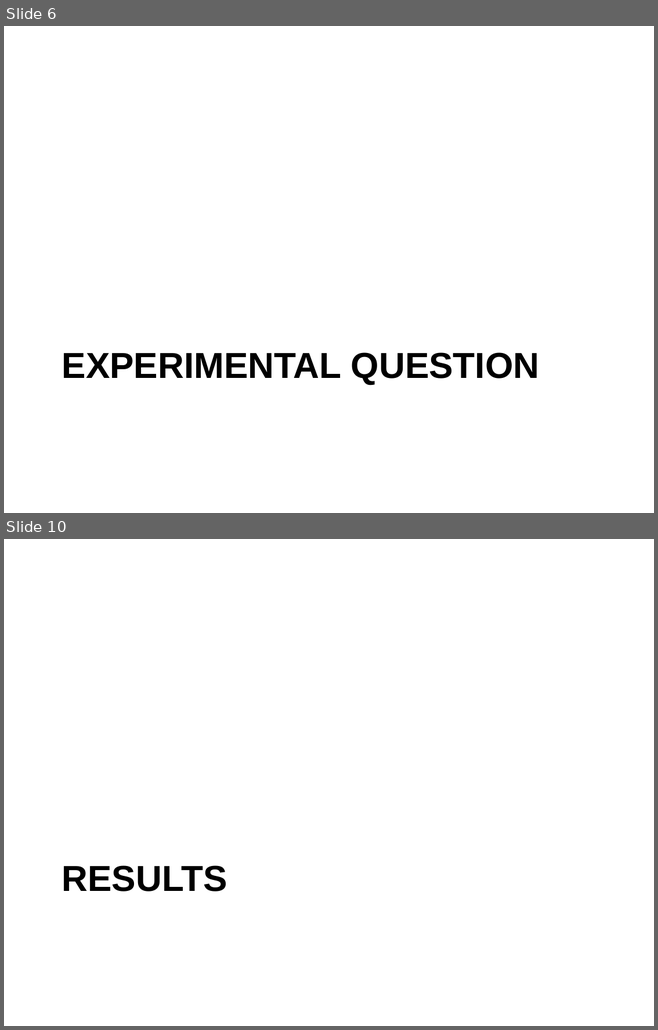
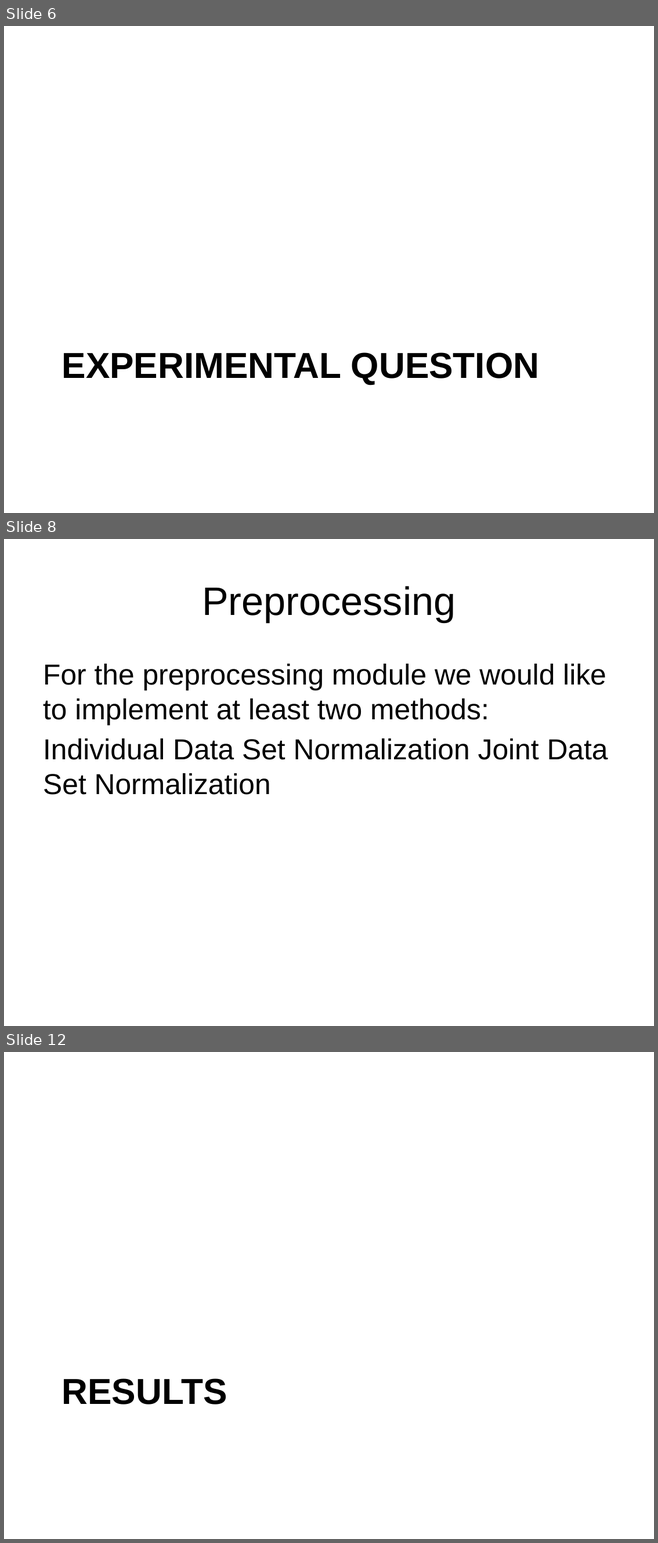
Before and after one commit to eotles/CS838, a slide deck: ProjectPresentation.pptx. Shown one above the other, each under a label of ours: slides 6 and 10 before the commit, slides 6, 8 and 12 after it; the slides between them are not shown. The pictures are 658x1030 and 658x1543 pixels, drawn with LibreOffice and Linux fonts; fonts in the diff are those of the drawing. Boxes give left, top, right and bottom in pixels: in the first picture for what was removed or moved away, otherwise in the second. Text is boxed around its words. In the diff, an @@ line names an element or a change of style, - is before the commit and + after.

```diff
--- a/ProjectPresentation.pptx
+++ b/ProjectPresentation.pptx
@@ slide 8 added at box(4, 539, 654, 1026), background #FFFFFF @@
@@ title added at box(202, 586, 455, 622), 44 pt, text #000000 @@
+Preprocessing
@@ text added at box(43, 664, 608, 795), 32 pt, text #000000 @@
+For the preprocessing module we would like to implement at least two methods:
+Individual Data Set Normalization Joint Data Set Normalization
@@ what was slide 10 is now slide 12 @@
```
Also in this commit, not shown: 4 slides changed, 7 other slides added, 5 slides removed.
